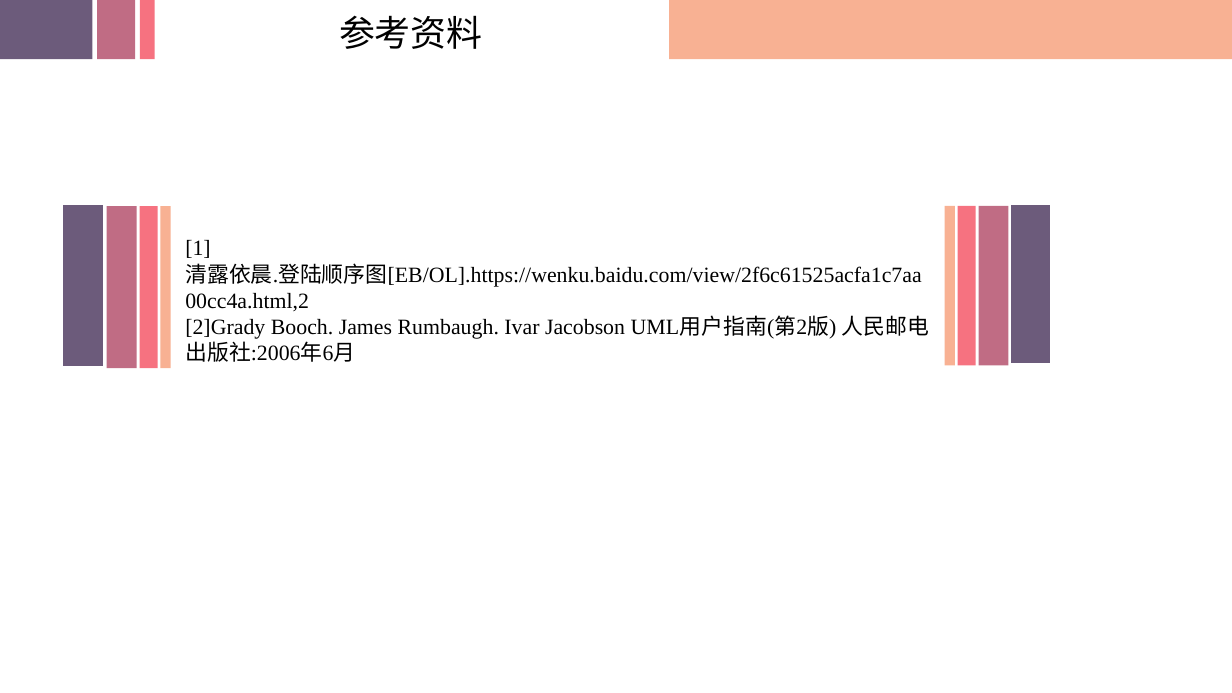
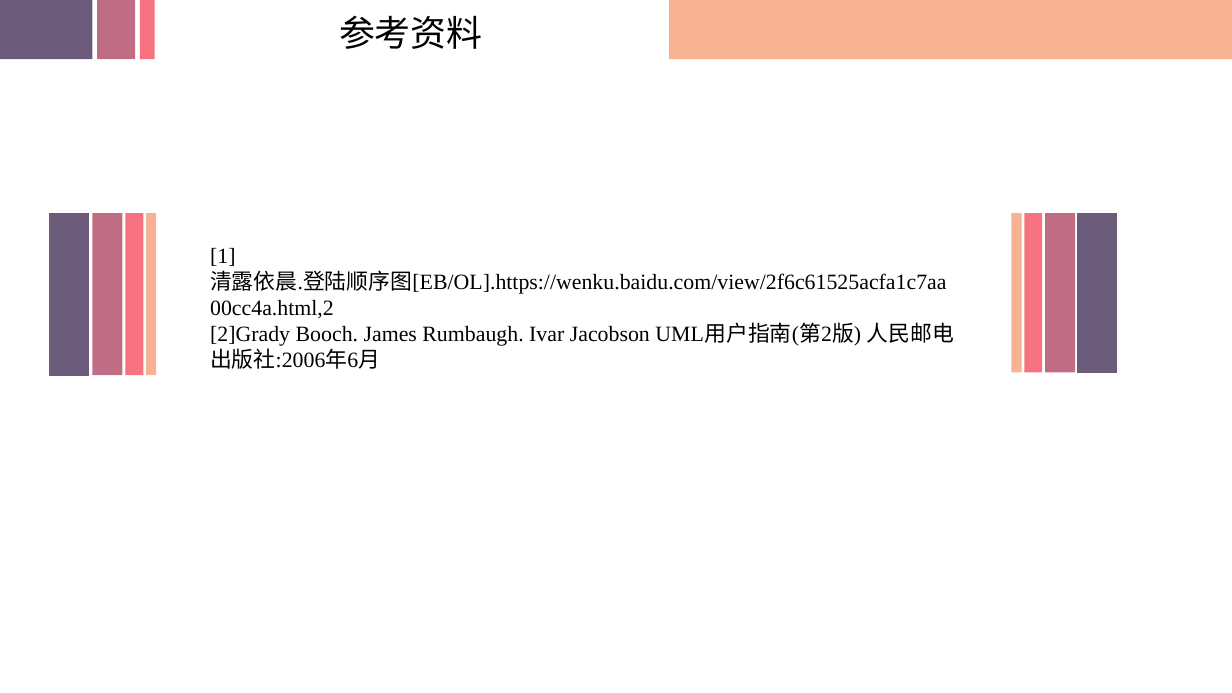
Before and after one commit to SRA2021-G04/project, a slide deck: slide 35 of 非受控文件/翻转课堂/SRA2021-G04-翻转课堂06.pptx. Drawn at 1232x693 pixels with LibreOffice and Linux fonts; fonts in the diff are those of the drawing; background and template pictures are left out. Boxes give left, top, right and bottom in pixels: in the first picture for what was removed or moved away, otherwise in the second. Text is boxed around its words. In the diff, an @@ line names an element or a change of style, - is before the commit and + after.

```diff
--- a/非受控文件/翻转课堂/SRA2021-G04-翻转课堂06.pptx
+++ b/非受控文件/翻转课堂/SRA2021-G04-翻转课堂06.pptx
@@ 4 rectangles moved together from (x1=64, y1=206, x2=171, y2=368) to (x1=50, y1=213, x2=156, y2=375) @@
@@ text "[1] 清露依晨.登陆顺序图[EB/OL].https://wenku.baidu.com/view/2f6c61525 ..." moved from (x1=185, y1=240, x2=929, y2=362) to (x1=210, y1=248, x2=954, y2=369) @@
@@ 3 rectangles moved together from (x1=945, y1=206, x2=1008, y2=365) to (x1=1012, y1=213, x2=1075, y2=372) @@
@@ rectangle moved from (x1=1011, y1=206, x2=1050, y2=363) to (x1=1079, y1=213, x2=1117, y2=373) @@
```
Also in this commit, not shown: 21 other slides changed, 1 other file.
